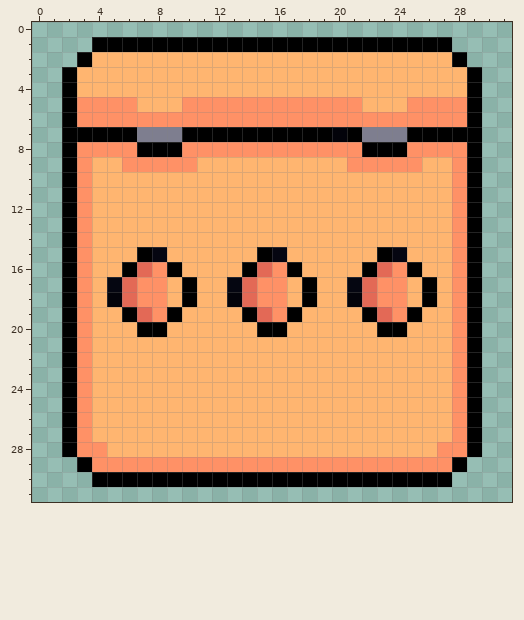
File history of a pixel-art file, Assets/Sprites/Crates/_UziCrate.aseprite. The picture above was drawn from the file before the commit.
32x32 pixels, 1 frame. Colours within 5 levels of each other are drawn and written as one.
The same view after the edit:
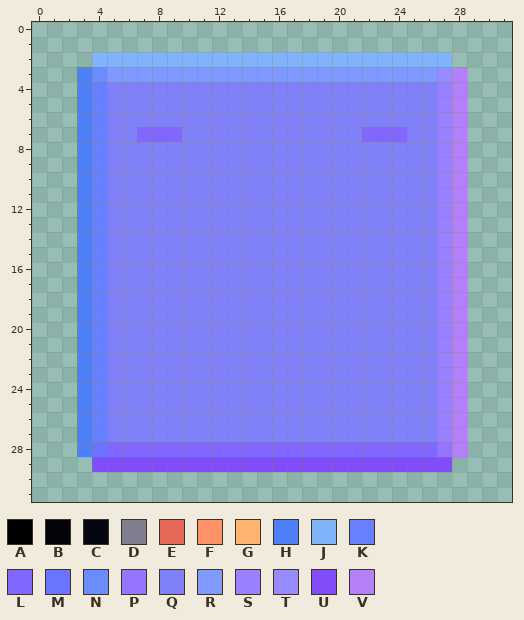
Palette (. is transparent): A #000000  B #03030a  C #050611  D #7e7e8f  E #e36956  F #ff9166  G #ffb570  H #4d80f9  J #80b3f9  K #6780ff  L #8067ff  M #6a74ff  N #6a8cff  P #9674ff  Q #8080f9  R #8099ff  S #9980ff  T #968cff  U #804df9  V #b380f9
Author's note on the commit: death normals, crate normals
Change:
layer "Layer 1" now hidden
layer "Normal" now shown
@@ x 0..31 @@
  0 ................................
- 1 ....AAAAAAAAAAAAAAAAAAAAAAAA....
- 2 ...AGGGGGGGGGGGGGGGGGGGGGGGGA...
- 3 ..AGGGGGGGGGGGGGGGGGGGGGGGGGGA..
- 4 ..AGGGGGGGGGGGGGGGGGGGGGGGGGGA..
- 5 ..AFFFFGGGFFFFFFFFFFFFGGGFFFFA..
- 6 ..AFFFFFFFFFFFFFFFFFFFFFFFFFFA..
- 7 ..AAAAADDDAAAAAAAAAABADDDAAAAA..
- 8 ..AFFFFAAAFFFFFFFFFFFFAAAFFFFA..
- 9 ..AFGGFFFFFGGGGGGGGGGFFFFFGGFA..
-10 ..AFGGGGGGGGGGGGGGGGGGGGGGGGFA..
-11 ..AFGGGGGGGGGGGGGGGGGGGGGGGGFA..
-12 ..AFGGGGGGGGGGGGGGGGGGGGGGGGFA..
-13 ..AFGGGGGGGGGGGGGGGGGGGGGGGGFA..
-14 ..AFGGGGGGGGGGGGGGGGGGGGGGGGFA..
-15 ..AFGGGACGGGGGGACGGGGGGACGGGFA..
-16 ..AFGGAEFAGGGGAEFAGGGGAEFAGGFA..
-17 ..AFGCEFFGAGGCEFFGAGGCEFFGAGFA..
-18 ..AFGBEFFGAGGBEFFGAGGBEFFGAGFA..
-19 ..AFGGAEFAGGGGAEFAGGGGAEFAGGFA..
-20 ..AFGGGAAGGGGGGAAGGGGGGAAGGGFA..
-21 ..AFGGGGGGGGGGGGGGGGGGGGGGGGFA..
-22 ..AFGGGGGGGGGGGGGGGGGGGGGGGGFA..
-23 ..AFGGGGGGGGGGGGGGGGGGGGGGGGFA..
-24 ..AFGGGGGGGGGGGGGGGGGGGGGGGGFA..
-25 ..AFGGGGGGGGGGGGGGGGGGGGGGGGFA..
-26 ..AFGGGGGGGGGGGGGGGGGGGGGGGGFA..
-27 ..AFGGGGGGGGGGGGGGGGGGGGGGGGFA..
-28 ..AFFGGGGGGGGGGGGGGGGGGGGGGFFA..
-29 ...AFFFFFFFFFFFFFFFFFFFFFFFFA...
-30 ....AAAAAAAAAAAAAAAAAAAAAAAA....
+ 1 ................................
+ 2 ....JJJJJJJJJJJJJJJJJJJJJJJJ....
+ 3 ...HNRRRRRRRRRRRRRRRRRRRRRRTV...
+ 4 ...HKQQQQQQQQQQQQQQQQQQQQQQSV...
+ 5 ...HKQQQQQQQQQQQQQQQQQQQQQQSV...
+ 6 ...HKQQQQQQQQQQQQQQQQQQQQQQSV...
+ 7 ...HKQQLLLQQQQQQQQQQQQLLLQQSV...
+ 8 ...HKQQQQQQQQQQQQQQQQQQQQQQSV...
+ 9 ...HKQQQQQQQQQQQQQQQQQQQQQQSV...
+10 ...HKQQQQQQQQQQQQQQQQQQQQQQSV...
+11 ...HKQQQQQQQQQQQQQQQQQQQQQQSV...
+12 ...HKQQQQQQQQQQQQQQQQQQQQQQSV...
+13 ...HKQQQQQQQQQQQQQQQQQQQQQQSV...
+14 ...HKQQQQQQQQQQQQQQQQQQQQQQSV...
+15 ...HKQQQQQQQQQQQQQQQQQQQQQQSV...
+16 ...HKQQQQQQQQQQQQQQQQQQQQQQSV...
+17 ...HKQQQQQQQQQQQQQQQQQQQQQQSV...
+18 ...HKQQQQQQQQQQQQQQQQQQQQQQSV...
+19 ...HKQQQQQQQQQQQQQQQQQQQQQQSV...
+20 ...HKQQQQQQQQQQQQQQQQQQQQQQSV...
+21 ...HKQQQQQQQQQQQQQQQQQQQQQQSV...
+22 ...HKQQQQQQQQQQQQQQQQQQQQQQSV...
+23 ...HKQQQQQQQQQQQQQQQQQQQQQQSV...
+24 ...HKQQQQQQQQQQQQQQQQQQQQQQSV...
+25 ...HKQQQQQQQQQQQQQQQQQQQQQQSV...
+26 ...HKQQQQQQQQQQQQQQQQQQQQQQSV...
+27 ...HKQQQQQQQQQQQQQQQQQQQQQQSV...
+28 ...HMLLLLLLLLLLLLLLLLLLLLLLPV...
+29 ....UUUUUUUUUUUUUUUUUUUUUUUU....
+30 ................................
 31 ................................
Where, in picture pixels (left, top, right, bottom), the same in both pictures:
changed: (62, 37, 482, 487)
